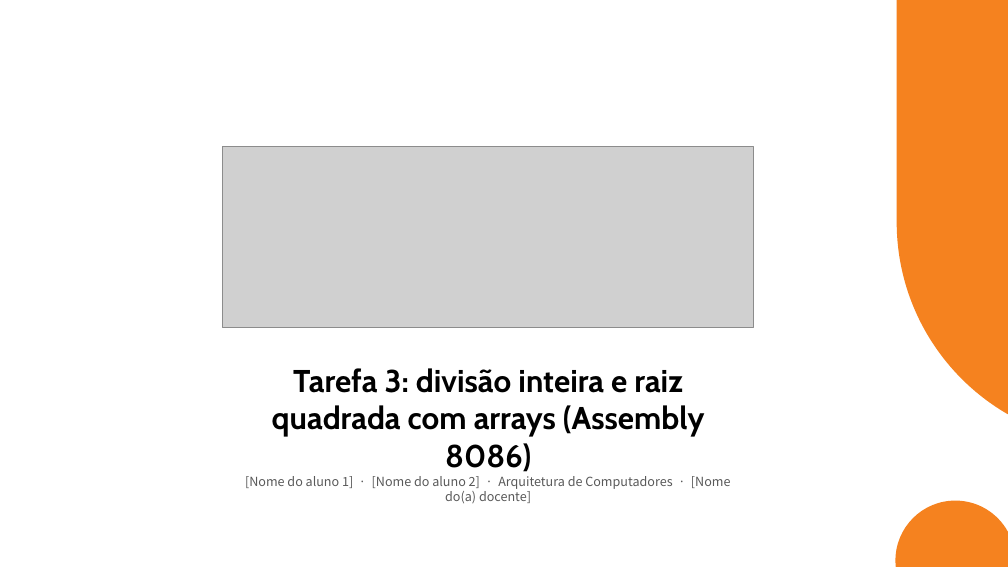
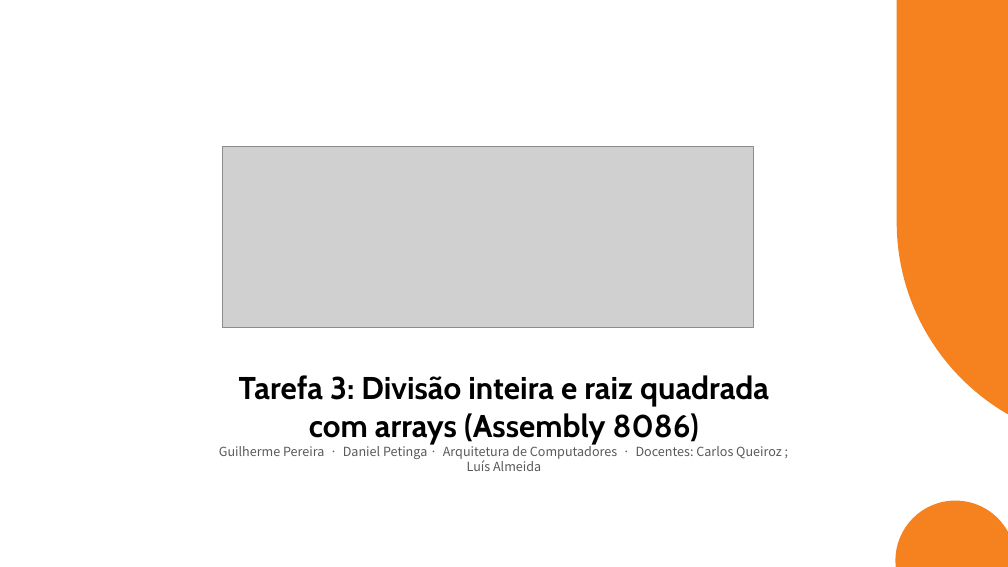
Before and after one commit to guicpereira/uni, a slide deck: slide 1 of 1semestre/AC/trabalho3/apresentacao_tarefa3.pptx. Drawn at 1008x567 pixels with LibreOffice and Linux fonts; fonts in the diff are those of the drawing; grey boxes stand for pictures. Boxes give left, top, right and bottom in pixels: in the first picture for what was removed or moved away, otherwise in the second. Text is boxed around its words. In the diff, an @@ line names an element or a change of style, - is before the commit and + after.

```diff
--- a/1semestre/AC/trabalho3/apresentacao_tarefa3.pptx
+++ b/1semestre/AC/trabalho3/apresentacao_tarefa3.pptx
@@ text at <box>219,375,782,471</box>: text changed @@
-Tarefa 3: divisão inteira e raiz quadrada com arrays (Assembly 8086)
-[Nome do aluno 1] · [Nome do aluno 2] · Arquitetura de Computadores · [Nome do(a) docente]
+Tarefa 3: Divisão inteira e raiz quadrada com arrays (Assembly 8086)
+Guilherme Pereira · Daniel Petinga · Arquitetura de Computadores · Docentes: Carlos Queiroz ; Luís Almeida
```
Also in this commit, not shown: 1 other slide changed, 13 slides removed, 3 other files.
